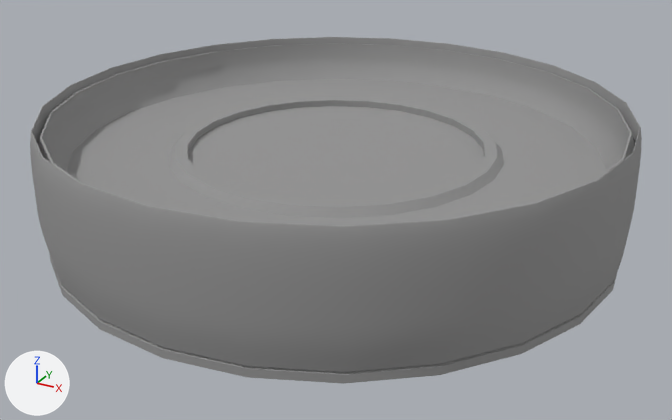
The COLLADA model Unity/Assets/Parts/CommandPodHeatShield/CommandPodHeatShield.DAE: old version first, new version second.
One viewpoint serves both versions: a 50 mm camera at (1.86, -3.38, 1.47) aimed at (0.04, -0.07, -0.19). Every picture has the same lights, and +X, +Y and +Z are marked at lower left. Where no turn or scale is listed for an object, it has been applied to the vertices.

In view in the first picture: 'Shield', 'ShieldCollider', 'Shroud'.
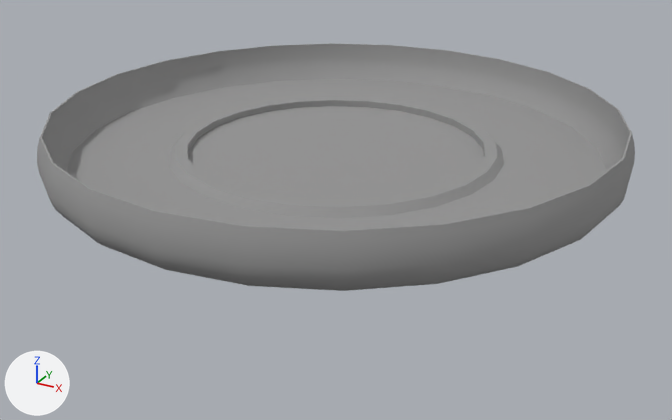
Patch to the scene script:
```diff
--- a/Unity/Assets/Parts/CommandPodHeatShield/CommandPodHeatShield.DAE.py
+++ b/Unity/Assets/Parts/CommandPodHeatShield/CommandPodHeatShield.DAE.py
@@ ob_shroud @@
-ob_shroud = bpy.data.objects.new('Shroud', me_shroudmesh)
-ob_shroud.location = (0.0, 0.0, 0.0)
```

Location of each change, [x1, y1, x2, y2] in pixels of the pictures (672 x 420 px):
'Shroud', deleted: before [30, 37, 642, 384]
